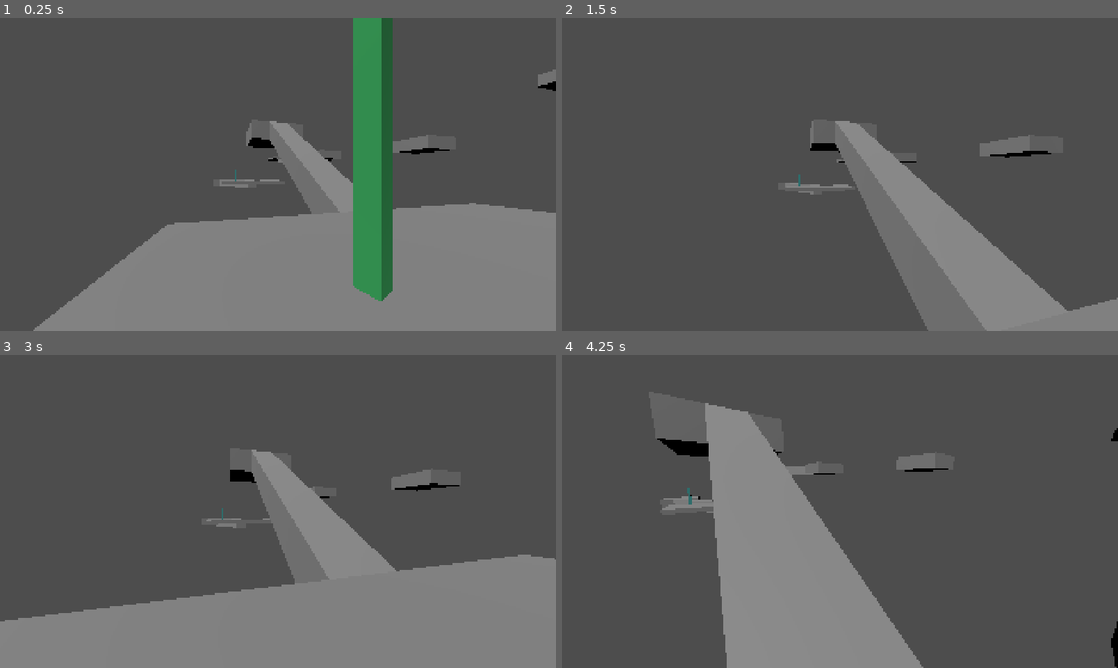
Above: before the commit, frames 1-4 (two rows, left to right).
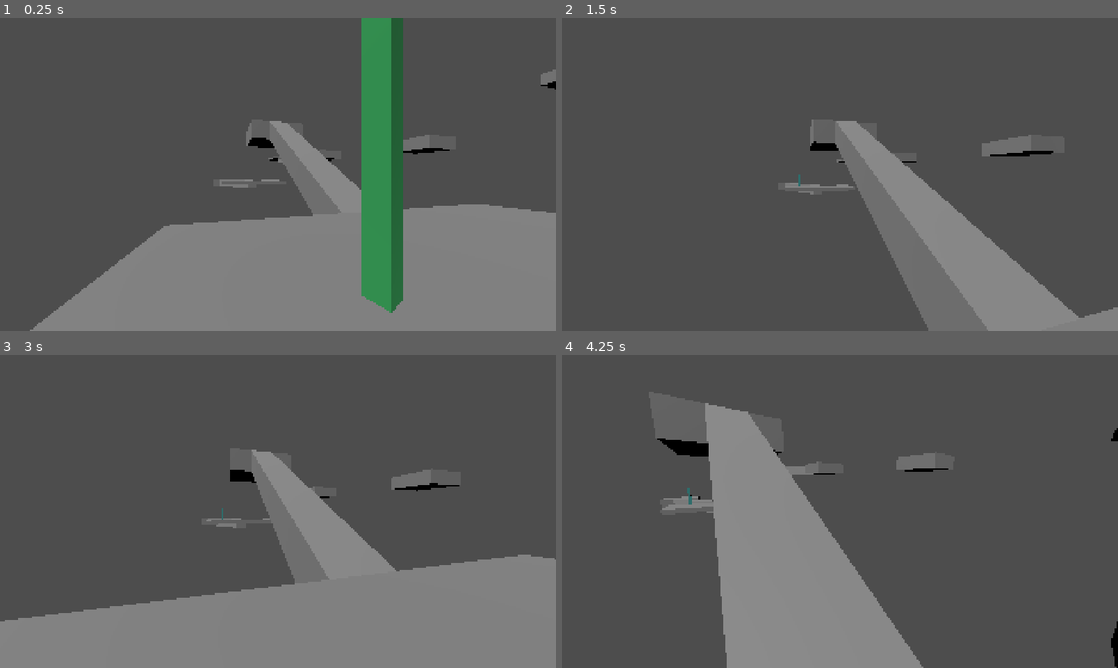
Above: after the commit, the same moments.

Repository: danitheturtle/godly-pets-delivery-service
Game: Godot game, scene res://main.tscn
The game is run twice, just before and just after one commit, with the same random seed, the same clock (stepped at 60 frames per second) and the same inputs.
Inputs (mouse positions are in pixels of both pictures, inside the frame that each line leads up to):
- Up to frame 1 (0.25 s): no input
- Up to frame 2 (1.5 s): tap Enter at 0.5 s; move the mouse to (867, 174) at 0.52 s; press the mouse at (867, 174) at 0.53 s; hold W (forward) from 0.53 s (still down); tap Space (jump) at 0.77 s; move the mouse to (812, 174) at 1.27 s; release the mouse at (812, 174) at 1.28 s; tap F (interact) at 1.35 s
- Up to frame 3 (3 s): tap Space (jump) at 1.52 s; move the mouse to (289, 505) at 2.02 s; hold L (level_select) 2.03-2.75 s; release W (forward) at 2.75 s; click "Level 1" at 2.75 s
- Up to frame 4 (4.25 s): move the mouse to (834, 517) at 3.52 s; hold W (forward) from 3.53 s (still down); tap E (rotate_clockwise) at 3.6 s; tap Space (jump) at 3.77 s

The runs differ from the first frame. In frame 1, 5.1% of the frame differs, in the area x 5-100%, y 0-100%; in frame 2, 0.8%; in frame 3, less than 0.1%; in frame 4, less than 0.1%.

Commit message:
added another tutorial level

Diff:
--- a/godot/game_objects/platform/platform.gd
+++ b/godot/game_objects/platform/platform.gd
@@ -205,8 +205,11 @@
     storedPivotsRotationIndex = pivotsRotationIndex
 
 func on_body_entered_stair_area(body: Node3D) -> void:
-    if attachedStairRefs.has(body) || body is PhysicsBody3D && !body.get_collision_layer_value(2):
+    if body == self || (body is PhysicsBody3D && !body.get_collision_layer_value(2)):
         return
+    for nextAttachedStair in attachedStairRefs:
+        if body == nextAttachedStair:
+            return
     if rotationDir != 0 && !rotationCancelled:
         rotationCancelled = true
         rotationIndex = wrapi(rotationIndex + rotationDir, 0, rotationStops)
--- a/godot/worlds/world_1.tscn
+++ b/godot/worlds/world_1.tscn
@@ -6,7 +6,6 @@
 [ext_resource type="PackedScene" uid="uid://ck2nk1xw7ihca" path="res://game_objects/platform/square_platform.tscn" id="4_fwsfs"]
 [ext_resource type="Script" uid="uid://bn4n5sbcei8x4" path="res://scripts/level.gd" id="5_0p53a"]
 [ext_resource type="Script" uid="uid://b6r0nkerqmy6f" path="res://game_objects/platform/platform.gd" id="5_a02j0"]
-[ext_resource type="Script" uid="uid://uj5of8tsma8f" path="res://game_objects/stairs/stairs.gd" id="6_s2u2n"]
 [ext_resource type="PackedScene" uid="uid://cyksofbl60ciy" path="res://game_objects/checkpoint/checkpoint.tscn" id="6_wkq5h"]
 
 [sub_resource type="BoxShape3D" id="BoxShape3D_fwsfs"]
@@ -28,15 +27,15 @@
 size = Vector3(11, 1, 11)
 
 [sub_resource type="BoxShape3D" id="BoxShape3D_a02j0"]
-size = Vector3(9, 9, 9)
+size = Vector3(5, 3, 5)
 
 [sub_resource type="BoxMesh" id="BoxMesh_s2u2n"]
-size = Vector3(9, 9, 9)
+size = Vector3(5, 3, 5)
 
 [node name="World1" unique_id=206715187 instance=ExtResource("1_nlsqv")]
 
 [node name="Player" parent="." index="1" unique_id=66642413]
-transform = Transform3D(0.9643868, 0, -0.26449588, 0, 1, 0, 0.26449588, 0, 0.9643868, -7.736566, -9.574846, 32.740673)
+transform = Transform3D(0.9643868, 0, -0.26449588, 0, 1, 0, 0.26449588, 0, 0.9643868, -7.700648, -9.727724, 32.51276)
 
 [node name="Checkpoint" parent="Level1" parent_id_path=PackedInt32Array(2012754574) index="0" unique_id=24656330]
 transform = Transform3D(1, 0, 0, 0, 1, 0, 0, 0, 1, -5.1048985, -9.670566, 30.057371)
@@ -106,26 +105,20 @@
 [node name="Platform" parent="Level2" index="1" unique_id=385998701 instance=ExtResource("4_fwsfs")]
 transform = Transform3D(1, 0, 0, 0, 1, 0, 0, 0, 1, -1.7166138e-05, 11.25, 28.5)
 
-[node name="Platform1" type="AnimatableBody3D" parent="Level2" index="2" unique_id=322832196 groups=["resetable"] instance=ExtResource("4_fwsfs")]
+[node name="Platform1" parent="Level2" index="2" unique_id=322832196 instance=ExtResource("4_fwsfs")]
 transform = Transform3D(1, 0, 0, 0, 1, 0, 0, 0, 1, -1.9657688e-05, 22.5, 57)
-script = ExtResource("5_a02j0")
-
-[node name="Platform2" type="AnimatableBody3D" parent="Level2" index="3" unique_id=824885934 groups=["resetable"] instance=ExtResource("4_fwsfs")]
+
+[node name="Platform2" parent="Level2" index="3" unique_id=824885934 instance=ExtResource("4_fwsfs")]
 transform = Transform3D(1, 0, 0, 0, 1, 0, 0, 0, 1, 28.499983, 22.5, 28.500002)
-script = ExtResource("5_a02j0")
-
-[node name="Platform3" type="AnimatableBody3D" parent="Level2" index="4" unique_id=1600263559 groups=["resetable"] instance=ExtResource("4_fwsfs")]
+
+[node name="Platform3" parent="Level2" index="4" unique_id=1600263559 instance=ExtResource("4_fwsfs")]
 transform = Transform3D(1, 0, 0, 0, 1, 0, 0, 0, 1, 28.49998, 11.25, 57)
-script = ExtResource("5_a02j0")
 
 [node name="Staircase" parent="Level2" index="5" unique_id=2121416246 instance=ExtResource("2_38vaf")]
 transform = Transform3D(-1, 0, 8.742278e-08, 0, 1, 0, -8.742278e-08, 0, -1, -1.7166138e-05, 5.625, 14.25)
 
-[node name="Staircase1" type="AnimatableBody3D" parent="Level2" index="6" unique_id=131645656 groups=["resetable"] instance=ExtResource("2_38vaf")]
+[node name="Staircase1" parent="Level2" index="6" unique_id=131645656 instance=ExtResource("2_38vaf")]
 transform = Transform3D(1, 0, 0, 0, 1, 0, 0, 0, 1, -1.9073486e-05, 28.125, 42.75)
-collision_layer = 3
-sync_to_physics = false
-script = ExtResource("6_s2u2n")
 
 [node name="SubCheckpoint" parent="Level2" index="7" unique_id=1806827507 instance=ExtResource("4_baolv")]
 transform = Transform3D(1, 0, 0, 0, 1, 0, 0, 0, 1, -26.071955, 35.227654, 53.49669)
@@ -141,18 +134,7 @@
 [node name="MeshInstance3D" type="MeshInstance3D" parent="Level2/Static/StaticBody3D4" index="1" unique_id=1524329656]
 mesh = SubResource("BoxMesh_0p53a")
 
-[node name="StaticBody3D3" type="StaticBody3D" parent="Level2/Static" index="1" unique_id=1784285130]
-transform = Transform3D(1, 0, 0, 0, 1, 0, 0, 0, 1, -30.30903, 51.714634, 12.813351)
-visible = false
-
-[node name="CollisionShape3D" type="CollisionShape3D" parent="Level2/Static/StaticBody3D3" index="0" unique_id=406149835]
-shape = SubResource("BoxShape3D_a02j0")
-
-[node name="MeshInstance3D" type="MeshInstance3D" parent="Level2/Static/StaticBody3D3" index="1" unique_id=1534218148]
-transform = Transform3D(1, 0, 0, 0, 1, 0, 0, 0, 1, 0, 0.014362812, 0)
-mesh = SubResource("BoxMesh_s2u2n")
-
-[node name="StaticBody3D5" type="StaticBody3D" parent="Level2/Static" index="2" unique_id=181032458]
+[node name="StaticBody3D5" type="StaticBody3D" parent="Level2/Static" index="1" unique_id=181032458]
 transform = Transform3D(1, 0, 0, 0, 1, 0, 0, 0, 1, -29.506575, 34.732525, 57.083336)
 
 [node name="CollisionShape3D" type="CollisionShape3D" parent="Level2/Static/StaticBody3D5" index="0" unique_id=494800254]
@@ -161,4 +143,74 @@
 [node name="MeshInstance3D" type="MeshInstance3D" parent="Level2/Static/StaticBody3D5" index="1" unique_id=1532850244]
 transform = Transform3D(1, 0, 0, 0, 1, 0, 0, 0, 1, 0, 0.014362812, 0)
 mesh = SubResource("BoxMesh_a02j0")
-skeleton = NodePath("../../StaticBody3D5")
+
+[node name="1Platform" parent="Level2" index="9" unique_id=826147174 instance=ExtResource("4_fwsfs")]
+transform = Transform3D(1, 0, 0, 0, 1, 0, 0, 0, 1, -57.00002, 45, 57)
+
+[node name="1Platform1" type="AnimatableBody3D" parent="Level2" index="10" unique_id=1249468669 groups=["resetable"] instance=ExtResource("4_fwsfs")]
+transform = Transform3D(1, 0, 0, 0, 1, 0, 0, 0, 1, -85.500015, 45, 45.75)
+script = ExtResource("5_a02j0")
+
+[node name="1Platform2" type="AnimatableBody3D" parent="Level2" index="11" unique_id=1323766847 groups=["resetable"] instance=ExtResource("4_fwsfs")]
+transform = Transform3D(1, 0, 0, 0, 1, 0, 0, 0, 1, -85.500015, 33.75, 17.25)
+script = ExtResource("5_a02j0")
+
+[node name="1Platform3" type="AnimatableBody3D" parent="Level2" index="12" unique_id=1712166749 groups=["resetable"] instance=ExtResource("4_fwsfs")]
+transform = Transform3D(1, 0, 0, 0, 1, 0, 0, 0, 1, -85.500015, 45, -11.25)
+script = ExtResource("5_a02j0")
+
+[node name="1Platform4" parent="Level2" index="13" unique_id=333908949 instance=ExtResource("4_fwsfs")]
+transform = Transform3D(1, 0, 0, 0, 1, 0, 0, 0, 1, -57.00002, 45, 0)
+
+[node name="1Platform5" type="AnimatableBody3D" parent="Level2" index="14" unique_id=2071385862 groups=["resetable"] instance=ExtResource("4_fwsfs")]
+transform = Transform3D(1, 0, 0, 0, 1, 0, 0, 0, 1, -57.000023, 33.75, 28.5)
+script = ExtResource("5_a02j0")
+
+[node name="1Platform6" parent="Level2" index="15" unique_id=1945654869 instance=ExtResource("4_fwsfs")]
+transform = Transform3D(1, 0, 0, 0, 1, 0, 0, 0, 1, -57.00002, 56.25, 28.5)
+
+[node name="1Platform7" parent="Level2" index="16" unique_id=1459482888 instance=ExtResource("4_fwsfs")]
+transform = Transform3D(1, 0, 0, 0, 1, 0, 0, 0, 1, -57.00002, 67.5, 0)
+
+[node name="1Staircase" parent="Level2" index="17" unique_id=211864012 instance=ExtResource("2_38vaf")]
+transform = Transform3D(1.1924881e-08, 0, 1, 0, 1, 0, -1, 0, 1.1924881e-08, -42.75002, 39.375, 57)
+
+[node name="1Staircase1" parent="Level2" index="18" unique_id=1884002487 instance=ExtResource("2_38vaf")]
+transform = Transform3D(-1, -8.742278e-08, 0, 8.742278e-08, -1, 0, 0, 0, 1, -57.00002, 50.625, 14.25)
+
+[node name="SubCheckpoint1" parent="Level2" index="19" unique_id=327578057 instance=ExtResource("4_baolv")]
+transform = Transform3D(1, 0, 0, 0, 1, 0, 0, 0, 1, -29.251774, 69.009834, 21.64019)
+
+[node name="1Static" type="Node3D" parent="Level2" index="20" unique_id=1236267506]
+transform = Transform3D(1, 0, 0, 0, 1, 0, 0, 0, 1, -26.071955, 35.227654, 53.49669)
+
+[node name="1StairBlocker" type="StaticBody3D" parent="Level2/1Static" index="0" unique_id=590627162]
+transform = Transform3D(1, 0, 0, 0, 1, 0, 0, 0, 1, -38.65805, 12.706558, -45.268753)
+collision_layer = 3
+
+[node name="CollisionShape3D" type="CollisionShape3D" parent="Level2/1Static/1StairBlocker" index="0" unique_id=1056507101]
+shape = SubResource("BoxShape3D_a02j0")
+
+[node name="MeshInstance3D" type="MeshInstance3D" parent="Level2/1Static/1StairBlocker" index="1" unique_id=367594317]
+transform = Transform3D(1, 0, 0, 0, 1, 0, 0, 0, 1, 0, 0.014362812, 0)
+mesh = SubResource("BoxMesh_s2u2n")
+
+[node name="1StairBlocker2" type="StaticBody3D" parent="Level2/1Static" index="1" unique_id=1784285130]
+transform = Transform3D(1, 0, 0, 0, 1, 0, 0, 0, 1, -23.129045, 12.706558, -45.296753)
+collision_layer = 3
+
+[node name="CollisionShape3D" type="CollisionShape3D" parent="Level2/1Static/1StairBlocker2" index="0" unique_id=406149835]
+shape = SubResource("BoxShape3D_a02j0")
+
+[node name="MeshInstance3D" type="MeshInstance3D" parent="Level2/1Static/1StairBlocker2" index="1" unique_id=1534218148]
+transform = Transform3D(1, 0, 0, 0, 1, 0, 0, 0, 1, 0, 0.014362812, 0)
+mesh = SubResource("BoxMesh_s2u2n")
+
+[node name="StaticBody3D6" type="StaticBody3D" parent="Level2/1Static" index="2" unique_id=1317469084]
+transform = Transform3D(-0.036905333, 0, -0.9993188, 0, 1, 0, 0.9993188, 0, -0.036905333, -1.5704651, 33.28218, -40.00345)
+
+[node name="CollisionShape3D" type="CollisionShape3D" parent="Level2/1Static/StaticBody3D6" index="0" unique_id=1931669128]
+shape = SubResource("BoxShape3D_fwsfs")
+
+[node name="MeshInstance3D" type="MeshInstance3D" parent="Level2/1Static/StaticBody3D6" index="1" unique_id=896730648]
+mesh = SubResource("BoxMesh_0p53a")
Not shown, changed: gpds_obsidian/.obsidian/workspace.json
Not shown, removed: gpds_obsidian/Mechanics/Walls that physically block rotation.md
Not shown, added: gpds_obsidian/Todo/Started/Walls that physically block rotation.md
